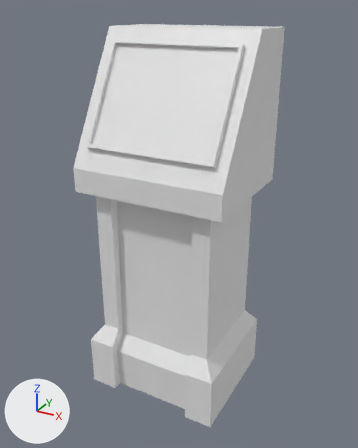
Renders of the FBX model SUBMARİNE PUZZLE GAME/Assets/Art/Meshes/Stations/SecurityLockdown/SecurityLockdownPanel.fbx from each side of a commit.
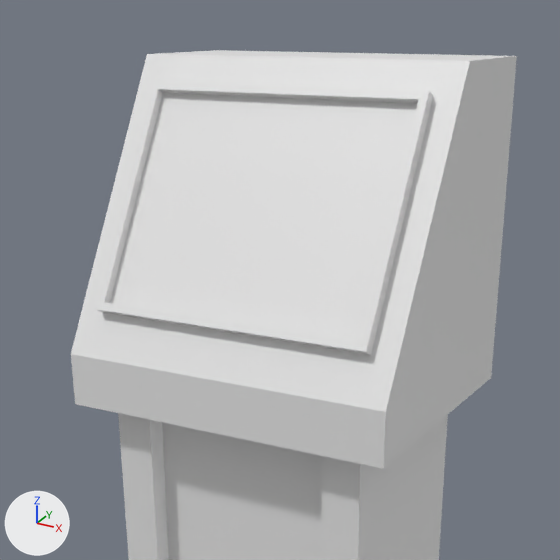
Old and new are each drawn whole from a camera (50 mm lens) standing at (1.031, -1.848, 1.766) and looking at (0.011, 0.006, 0.839) and again close up on the part from 11% to 85% of the width and 0% to 59% of the height. The lights are fixed; the arrows at lower left show +X, +Y and +Z. The first two pictures are the older version. Where no turn or scale is listed for an object, it has been applied to the vertices.

Objects in the first close-up: 'Screen', 'SecurityLockdownPanel'.
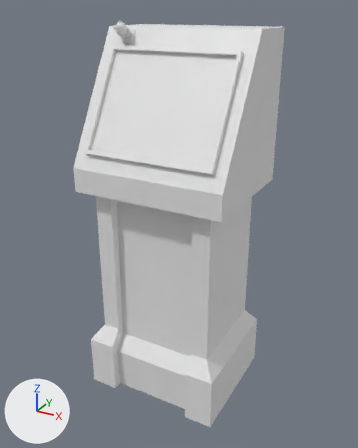
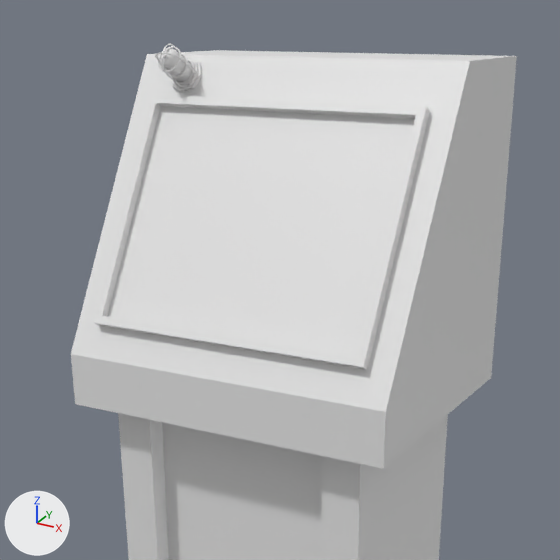
Boxes (x1, y1, x2, y2) around the edits, measured in the close-ups (560 x 560 px):
```json
{"object": "Screen", "change": "moved", "before": [96, 81, 433, 355], "after": [94, 94, 430, 370]}
{"object": "SecuritylockdownLightHolder", "change": "added", "after": [155, 43, 202, 93]}
{"object": "SecuritylockdownLight", "change": "added", "after": [159, 48, 193, 82]}
```

The change, as JSON lines over the scene's bpy script:
```json
{"op": "add", "block": "me_cylinder_080", "code": ["me_cylinder_080 = bpy.data.meshes.new('Cylinder.080')", "me_cylinder_080.from_pydata(...)  # 2344 vertices, 2322 faces; spans x -0.0368..0.0368, y -0.081..0.022, z -0.0343..0.0592"]}
{"op": "add", "block": "me_cube_163", "code": ["me_cube_163 = bpy.data.meshes.new('Cube.163')", "me_cube_163.from_pydata(...)  # 89 vertices, 80 faces; spans x -0.0208..0.0208, y -0.0639..0.0102, z -0.0182..0.046"]}
{"op": "set", "path": "ob_screen.location", "old": "(0.0, -0.125, 1.427)", "new": "(0.0, -0.135, 1.402)"}
{"op": "add", "block": "ob_securitylockdownlightholder", "code": ["ob_securitylockdownlightholder = bpy.data.objects.new('SecuritylockdownLightHolder', me_cylinder_080)", "ob_securitylockdownlightholder.location = (-0.238, 0.011, 1.652)"]}
{"op": "add", "block": "ob_securitylockdownlight", "code": ["ob_securitylockdownlight = bpy.data.objects.new('SecuritylockdownLight', me_cube_163)", "ob_securitylockdownlight.location = (-0.238, 0.002, 1.657)"]}
```
